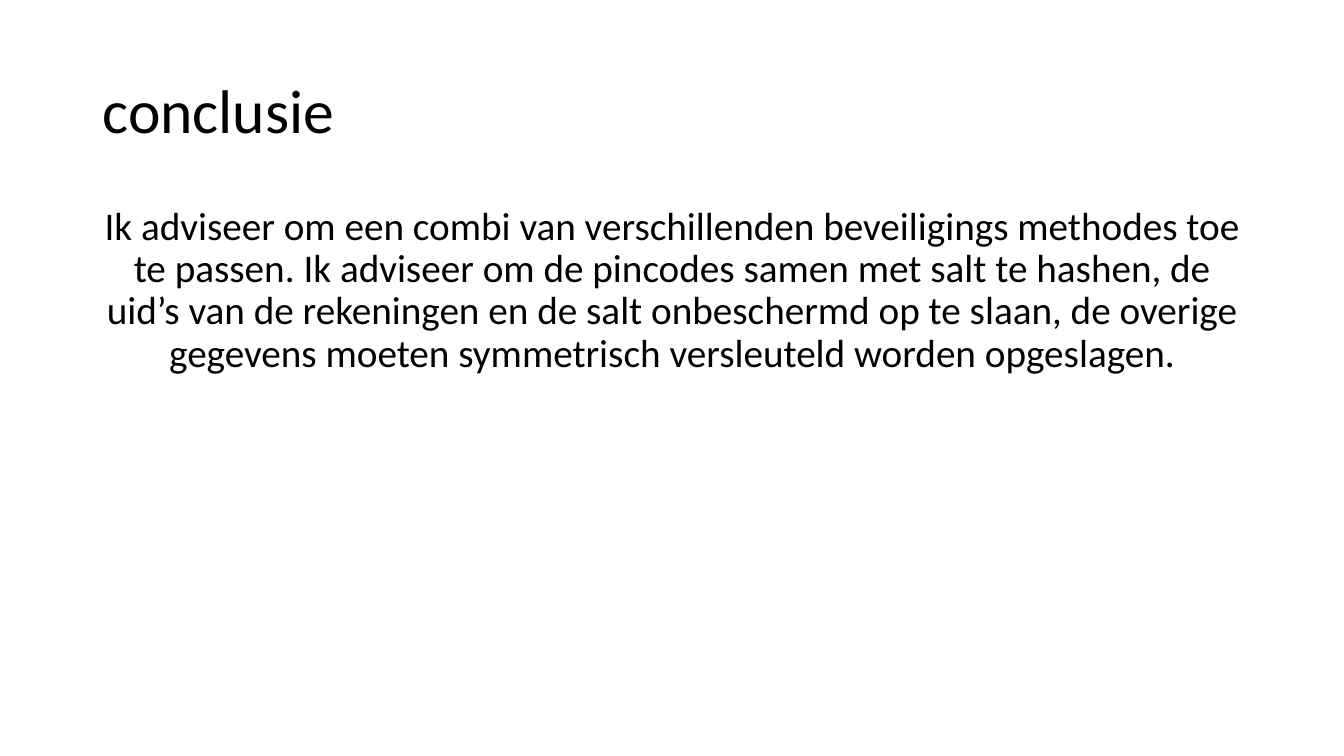
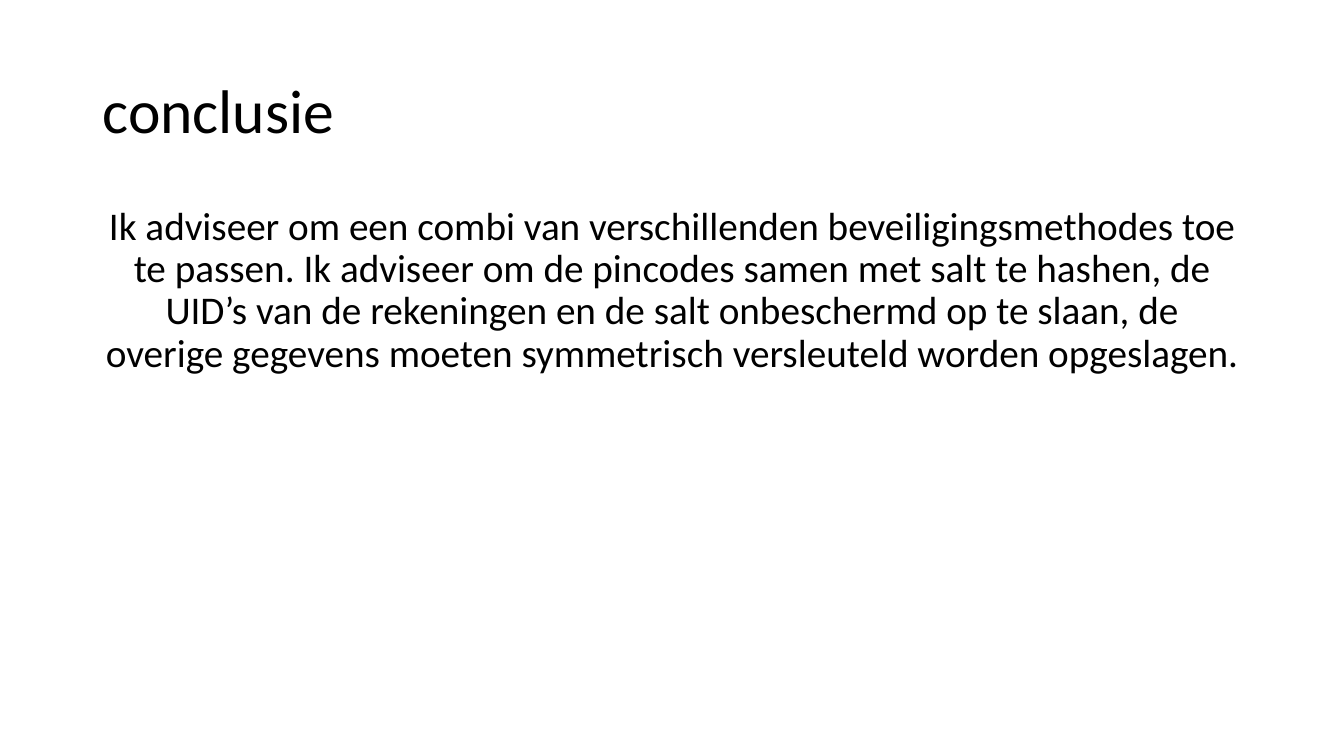
Before and after one commit to boaskalma/project4prive, a slide deck: slide 39 of voorstel centrale bank.pptx. Drawn at 1344x756 pixels with LibreOffice and Linux fonts; fonts in the diff are those of the drawing. Boxes give left, top, right and bottom in pixels: in the first picture for what was removed or moved away, otherwise in the second. Text is boxed around its words. In the diff, an @@ line names an element or a change of style, - is before the commit and + after.

```diff
--- a/voorstel centrale bank.pptx
+++ b/voorstel centrale bank.pptx
@@ text at <box>106,212,1238,374</box>: text changed @@
-Ik adviseer om een combi van verschillenden beveiligings methodes toe te passen. Ik adviseer om de pincodes samen met salt te hashen, de uid’s van de rekeningen en de salt onbeschermd op te slaan, de overige gegevens moeten symmetrisch versleuteld worden opgeslagen.
+Ik adviseer om een combi van verschillenden beveiligingsmethodes toe te passen. Ik adviseer om de pincodes samen met salt te hashen, de UID’s van de rekeningen en de salt onbeschermd op te slaan, de overige gegevens moeten symmetrisch versleuteld worden opgeslagen.
```
Also in this commit, not shown: 31 other slides changed.
